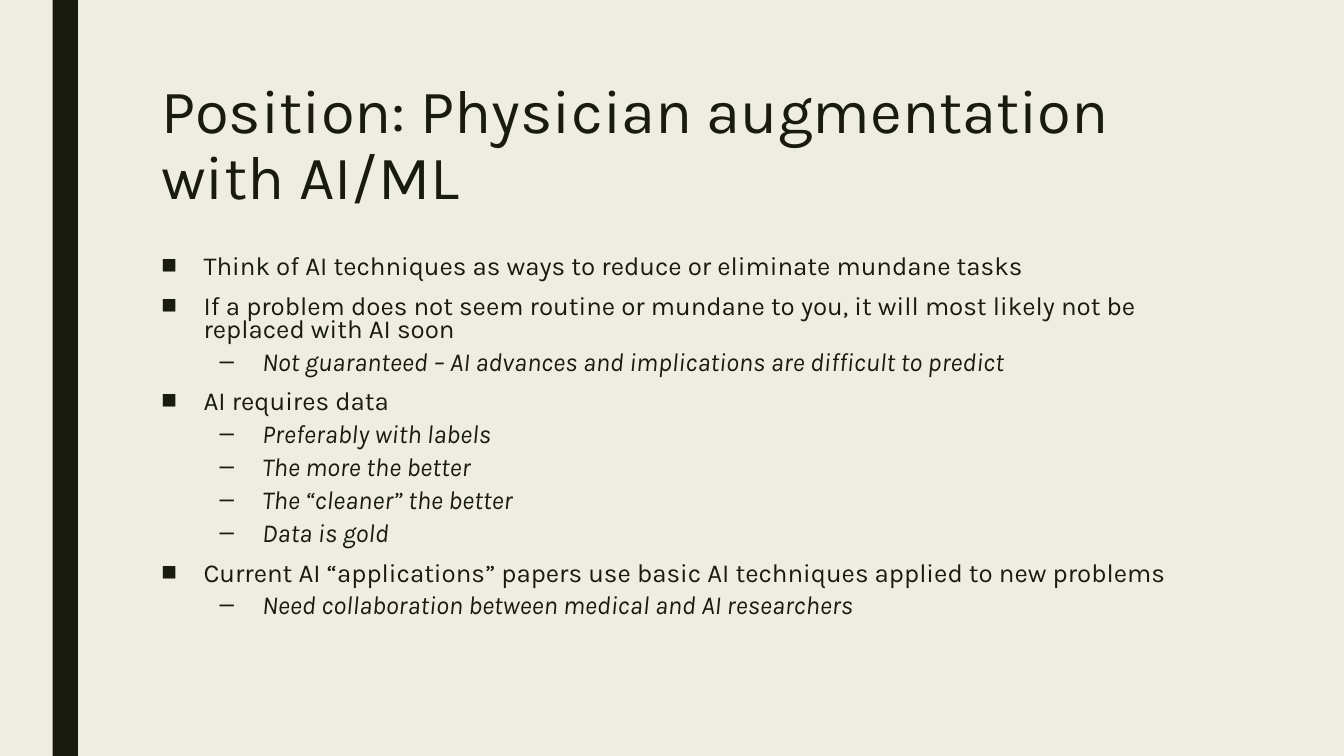
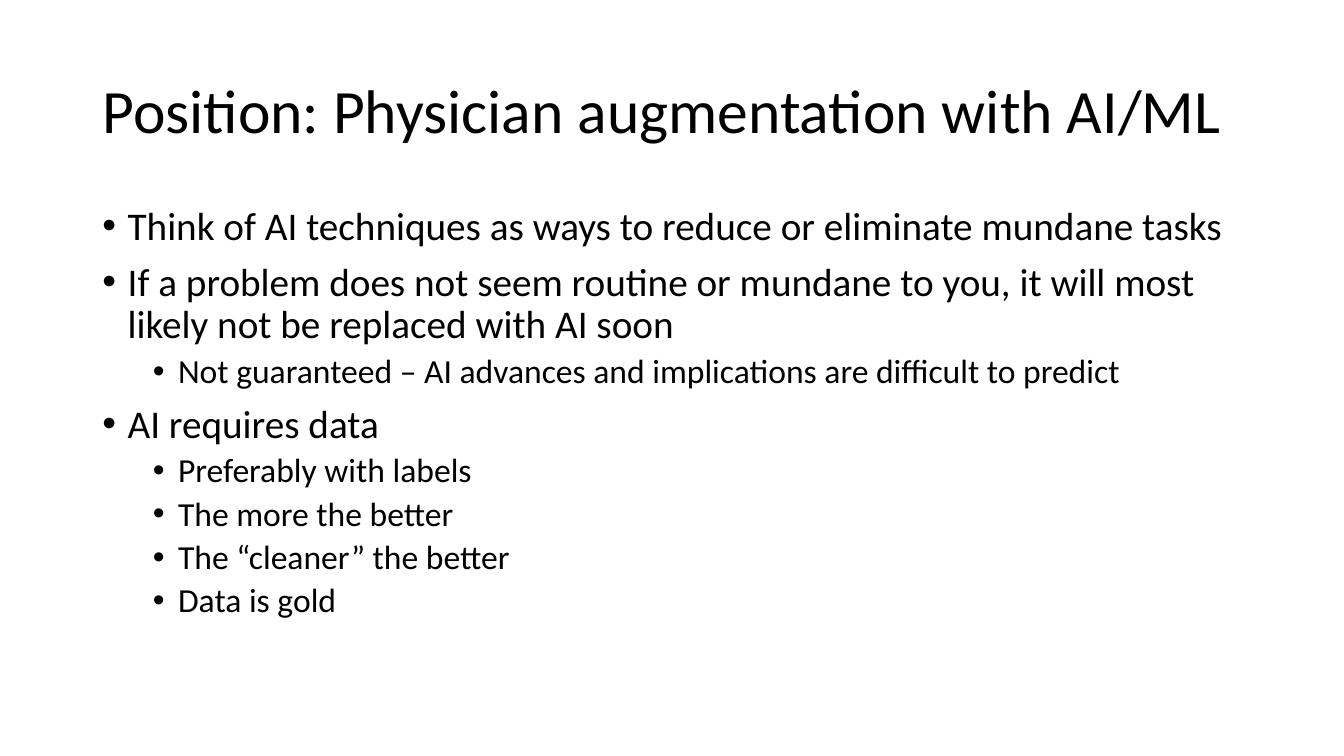
Before and after one commit to bahadirbklg/intro, a slide deck: slide 31 of 1 - introduction/DLMR 1 - introduction.pptx (slide 15 before the commit). Drawn at 1344x756 pixels with LibreOffice and Linux fonts; fonts in the diff are those of the drawing. Boxes give left, top, right and bottom in pixels: in the first picture for what was removed or moved away, otherwise in the second. Text is boxed around its words. In the diff, an @@ line names an element or a change of style, - is before the commit and + after.

```diff
--- a/1 - introduction/DLMR 1 - introduction.pptx
+++ b/1 - introduction/DLMR 1 - introduction.pptx
@@ background #EFEDE3 to #FFFFFF @@
@@ rectangle removed at (52,0,78,756) @@
@@ title "Position: Physician augmentation with AI/ML": place and size @@
-title "Position: Physician augmentation with AI/ML" at (161,90,1109,204)
+title "Position: Physician augmentation with AI/ML" at (102,90,1220,144)
@@ title "Position: Physician augmentation with AI/ML" at (102,90,1220,144): font Karla to Calibri, text colour #191B0E to #000000; line spacing 0.89 to 0.9; vertical alignment top to middle @@
@@ text "Think of AI techniques as ...": place and size @@
-text "Think of AI techniques as ..." at (204,257,1165,615)
+text "Think of AI techniques as ..." at (128,212,1221,618)
@@ text "Think of AI techniques as ..." at (128,212,1221,618): size 18.5 to 28 pt in "Think of AI techniques as ways to ...", "If a problem does not seem routine ...", "AI requires data"; font Karla to Calibri, text colour #191B0E to #000000; size 18.5 to 24 pt, italic off in "Not guaranteed – AI advances and implications ...", "Preferably with labels", "The more the better", "The “cleaner” the better" and 1 more places; bullet ■ to •; line spacing 0.74 to 0.9; less space between paragraphs; bullet – to • @@
@@ text at (204,564,1165,615): paragraphs removed @@
-■ Current AI “applications” papers use basic AI techniques applied to new problems
-  – Need collaboration between medical and AI researchers
```
Also in this commit, not shown: 16 other slides changed, 15 slides added, 3 slides removed.
